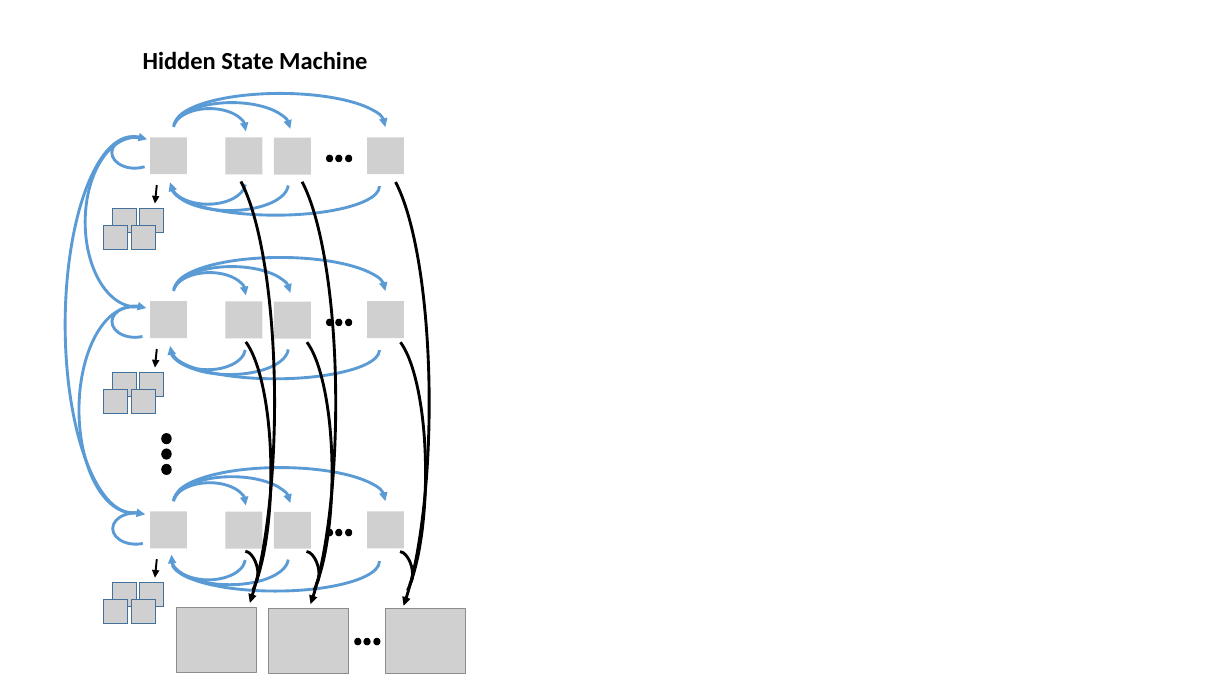
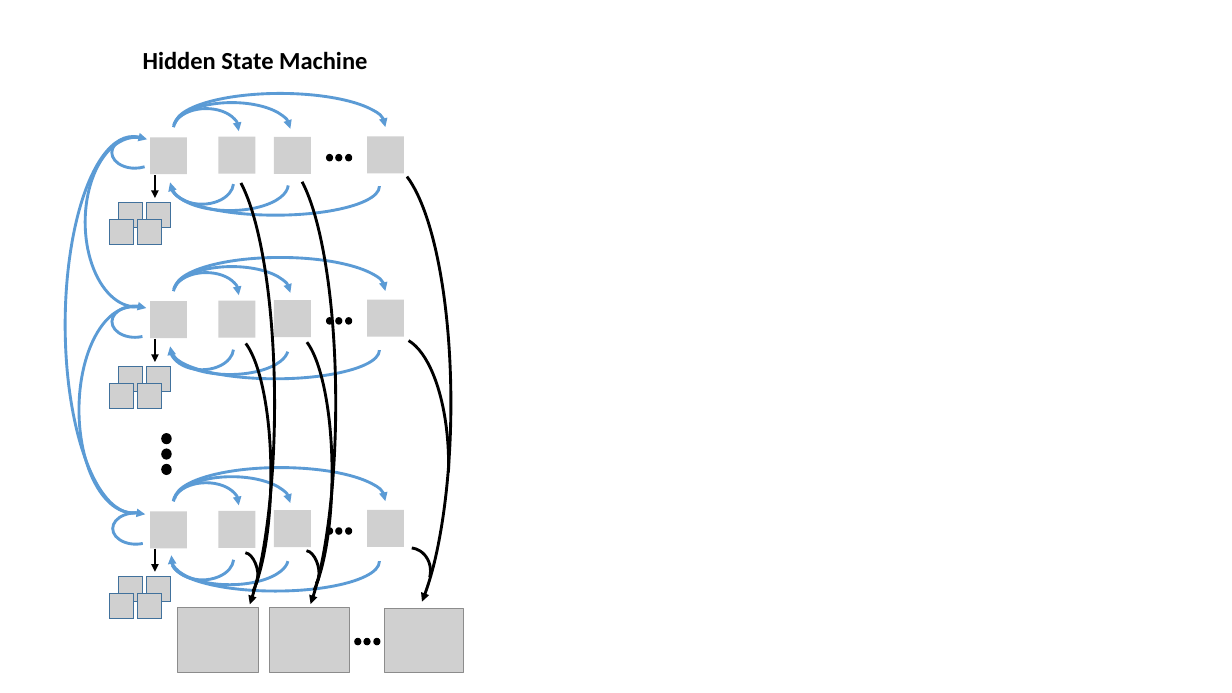
Before and after one commit to David-Taub/HOP-HMM, a slide deck: slide 2 of Help/Figures2.pptx. Drawn at 1232x693 pixels with LibreOffice and Linux fonts; fonts in the diff are those of the drawing; grey boxes stand for pictures. Boxes give left, top, right and bottom in pixels: in the first picture for what was removed or moved away, otherwise in the second. Text is boxed around its words. In the diff, an @@ line names an element or a change of style, - is before the commit and + after.

```diff
--- a/Help/Figures2.pptx
+++ b/Help/Figures2.pptx
@@ arc (boxed as its full ellipse): place and size @@
-arc (boxed as its full ellipse) at (174,109,247,151)
+arc (boxed as its full ellipse) at (174,109,239,151)
@@ 3 pictures: place and size @@
-3 pictures at (226,138,262,549)
+3 pictures at (218,137,255,548)
@@ arrow moved from (157, 185) - (155, 203) to (155, 175) - (155, 198) @@
@@ arc (boxed as its full ellipse): place and size @@
-arc (boxed as its full ellipse) at (170,161,246,204)
+arc (boxed as its full ellipse) at (170,161,234,204)
@@ arc (boxed as its full ellipse): place and size @@
-arc (boxed as its full ellipse) at (317,162,429,645)
+arc (boxed as its full ellipse) at (317,162,451,645)
@@ arc (boxed as its full ellipse): place and size @@
-arc (boxed as its full ellipse) at (174,273,247,314)
+arc (boxed as its full ellipse) at (174,273,239,314)
@@ arc (boxed as its full ellipse): place and size @@
-arc (boxed as its full ellipse) at (170,326,246,370)
+arc (boxed as its full ellipse) at (170,326,234,370)
@@ arrow moved from (157, 349) - (155, 368) to (155, 339) - (155, 362) @@
@@ proportions changed in 4 elements at (171,322,288,374), (171,532,288,585), (317,162,451,645), (343,337,448,592) @@
@@ arc (boxed as its full ellipse): place and size @@
-arc (boxed as its full ellipse) at (349,334,426,612)
+arc (boxed as its full ellipse) at (343,337,448,592)
@@ arc (boxed as its full ellipse): place and size @@
-arc (boxed as its full ellipse) at (174,482,247,524)
+arc (boxed as its full ellipse) at (174,482,239,524)
@@ arc (boxed as its full ellipse): place and size @@
-arc (boxed as its full ellipse) at (171,537,245,580)
+arc (boxed as its full ellipse) at (171,537,234,580)
@@ arrow moved from (157, 559) - (155, 578) to (155, 549) - (155, 572) @@
@@ arc (boxed as its full ellipse) at (388,548,431,594): proportions changed; rotation 75 to 90 degrees @@
@@ 12 pictures: place and size @@
-12 pictures at (104,208,165,624)
+12 pictures at (109,202,170,618)
```
Also in this commit, not shown: 1 other slide changed, 1 slide removed, 28 other files.
